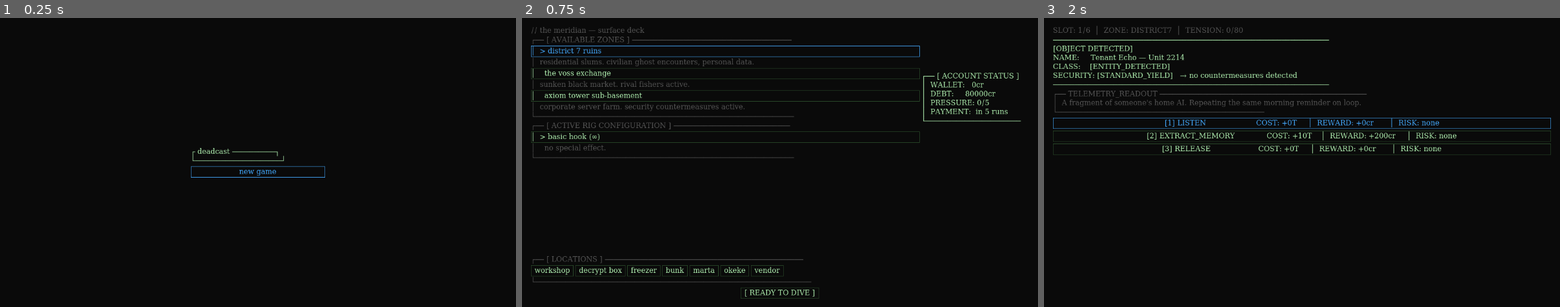
Above: before the commit, frames 1-3 (left to right).
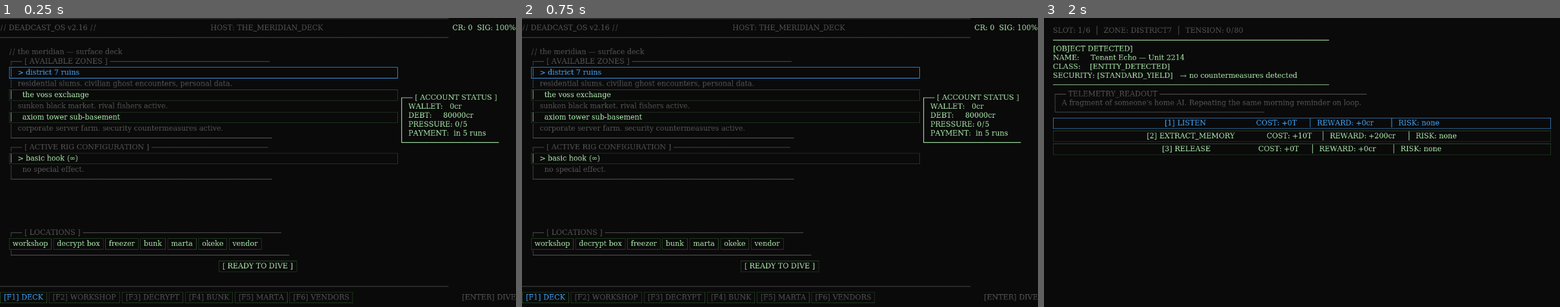
Above: after the commit, the same moments.

Repository: Teeohbee/deadcast
Game: Godot game, scene res://scenes/AppShell.tscn
Two runs of this game, one before a commit and one after it. Both use one fixed random seed, a clock stepped at 60 frames per second and the inputs below. Before the commit the project starts from res://scenes/title_screen/TitleScreen.tscn.
Inputs (mouse positions are in pixels of both pictures, inside the frame that each line leads up to):
- Up to frame 1 (0.25 s): no input
- Up to frame 2 (0.75 s): click (780, 171) at 0.5 s, where only the run before the commit has a clickable "new game"
- Up to frame 3 (2 s): click "[ READY TO DIVE ]" at 1.25 s

The runs differ from the first frame. In frame 1, 7.7% of the frame differs, in the area x 0-100%, y 0-99%; in frame 2, 12%; in frame 3, nothing differs.

Commit message:
feat: AppShell root scene wires shell together, game boots in persistent terminal

Diff:
--- a/project.godot
+++ b/project.godot
@@ -15,7 +15,7 @@
 [application]
 
 config/name="deadcast"
-run/main_scene="res://scenes/title_screen/TitleScreen.tscn"
+run/main_scene="res://scenes/AppShell.tscn"
 config/features=PackedStringArray("4.6", "GL Compatibility")
 
 [autoload]
--- /dev/null
+++ b/scenes/AppShell.gd
@@ -0,0 +1,9 @@
+# scenes/AppShell.gd
+extends Control
+
+@onready var zone2_container: Control = $VBoxContainer/Zone2Container
+
+func _ready() -> void:
+	self.theme = UIStyle.get_theme()
+	UIController.initialize(zone2_container)
+	UIController.navigate_to("deck")
--- /dev/null
+++ b/scenes/AppShell.tscn
@@ -0,0 +1,33 @@
+[gd_scene load_steps=4 format=3]
+
+[ext_resource type="Script" path="res://scenes/AppShell.gd" id="1_shell"]
+[ext_resource type="PackedScene" path="res://scenes/ui/Zone1Header.tscn" id="2_z1"]
+[ext_resource type="PackedScene" path="res://scenes/ui/Zone3Footer.tscn" id="3_z3"]
+
+[node name="AppShell" type="Control"]
+script = ExtResource("1_shell")
+layout_mode = 3
+anchors_preset = 15
+anchor_right = 1.0
+anchor_bottom = 1.0
+
+[node name="Background" type="ColorRect" parent="."]
+layout_mode = 1
+anchors_preset = 15
+anchor_right = 1.0
+anchor_bottom = 1.0
+color = Color(0.0392, 0.0392, 0.0392, 1)
+mouse_filter = 2
+
+[node name="VBoxContainer" type="VBoxContainer" parent="."]
+layout_mode = 1
+anchors_preset = 15
+anchor_right = 1.0
+anchor_bottom = 1.0
+
+[node name="Zone1Header" parent="VBoxContainer" instance=ExtResource("2_z1")]
+
+[node name="Zone2Container" type="Control" parent="VBoxContainer"]
+size_flags_vertical = 3
+
+[node name="Zone3Footer" parent="VBoxContainer" instance=ExtResource("3_z3")]
--- a/scenes/title_screen/TitleScreen.gd
+++ b/scenes/title_screen/TitleScreen.gd
@@ -42,7 +42,7 @@
 		new_game_button.grab_focus()
 
 func _on_continue_pressed() -> void:
-	get_tree().change_scene_to_file("res://scenes/barge_hub/BargeHub.tscn")
+	get_tree().change_scene_to_file("res://scenes/AppShell.tscn")
 
 func _on_new_game_pressed() -> void:
 	if FileAccess.file_exists(GameState.SAVE_PATH):
@@ -52,11 +52,11 @@
 		$VBoxContainer/ConfirmPanel/HBoxContainer/YesButton.grab_focus()
 	else:
 		GameState.new_game()
-		get_tree().change_scene_to_file("res://scenes/barge_hub/BargeHub.tscn")
+		get_tree().change_scene_to_file("res://scenes/AppShell.tscn")
 
 func _on_confirm_yes() -> void:
 	GameState.new_game()
-	get_tree().change_scene_to_file("res://scenes/barge_hub/BargeHub.tscn")
+	get_tree().change_scene_to_file("res://scenes/AppShell.tscn")
 
 func _on_confirm_no() -> void:
 	confirm_panel.visible = false
